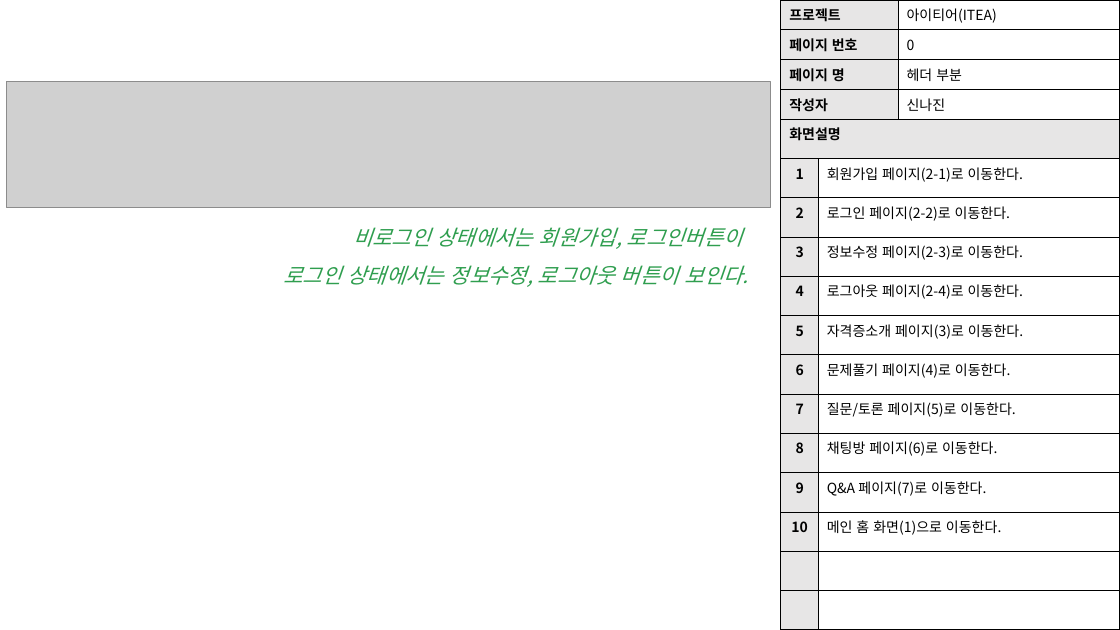
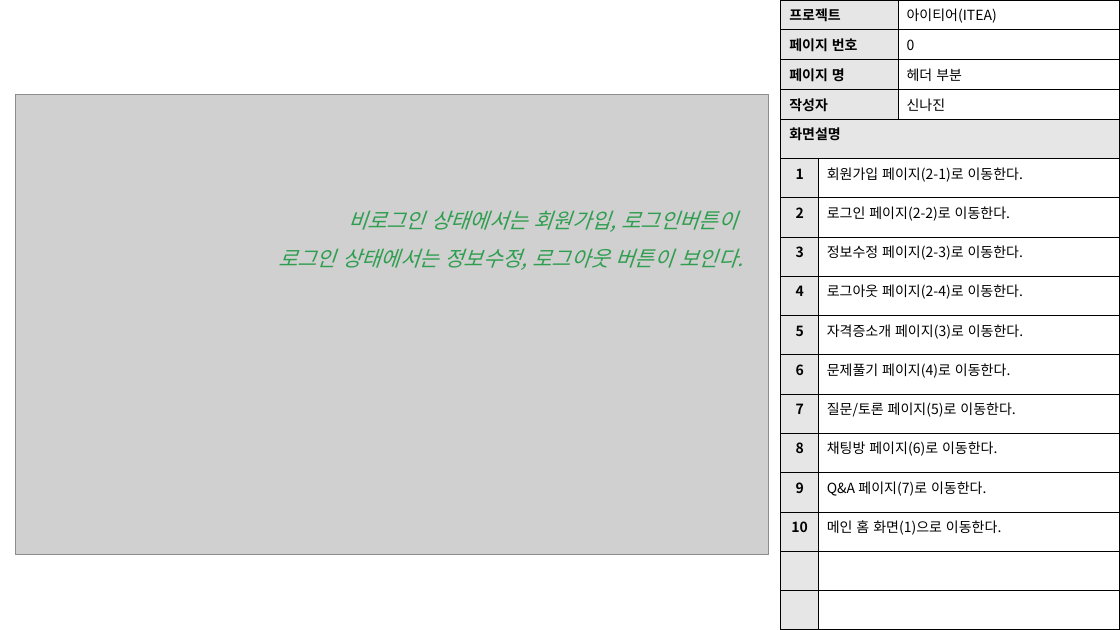
Before and after one commit to skwls2087/itea, a slide deck: slide 3 of 추가자료/스토리보드/스토리보드.pptx (slide 4 before the commit). Drawn at 1120x630 pixels with LibreOffice and Linux fonts; fonts in the diff are those of the drawing; grey boxes stand for pictures. Boxes give left, top, right and bottom in pixels: in the first picture for what was removed or moved away, otherwise in the second. Text is boxed around its words. In the diff, an @@ line names an element or a change of style, - is before the commit and + after.

```diff
--- a/추가자료/스토리보드/스토리보드.pptx
+++ b/추가자료/스토리보드/스토리보드.pptx
@@ picture removed at <box>7,82,771,208</box> @@
@@ picture added at <box>15,94,769,555</box> @@
@@ text "비로그인 상태에서는 회원가입, 로그인버튼이": place and size @@
-text "비로그인 상태에서는 회원가입, 로그인버튼이" at <box>284,227,749,287</box>
+text "비로그인 상태에서는 회원가입, 로그인버튼이" at <box>278,210,743,270</box>
```
Also in this commit, not shown: 2 other slides changed, 16 slides removed, 23 other files.
